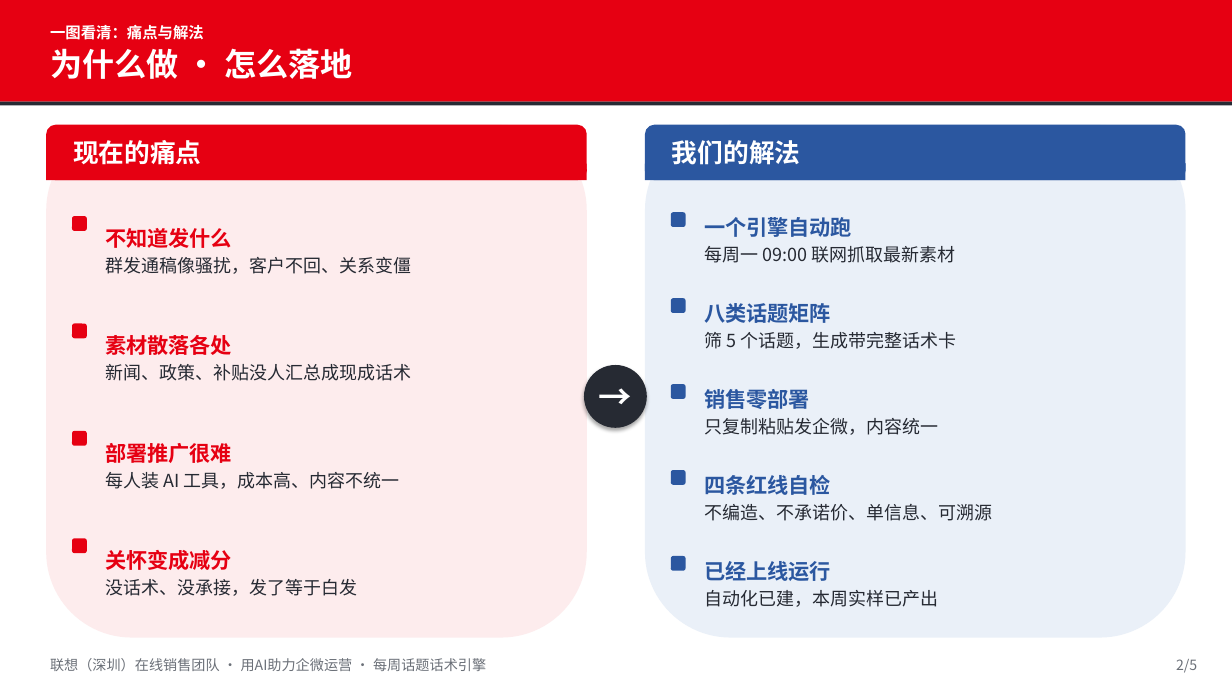
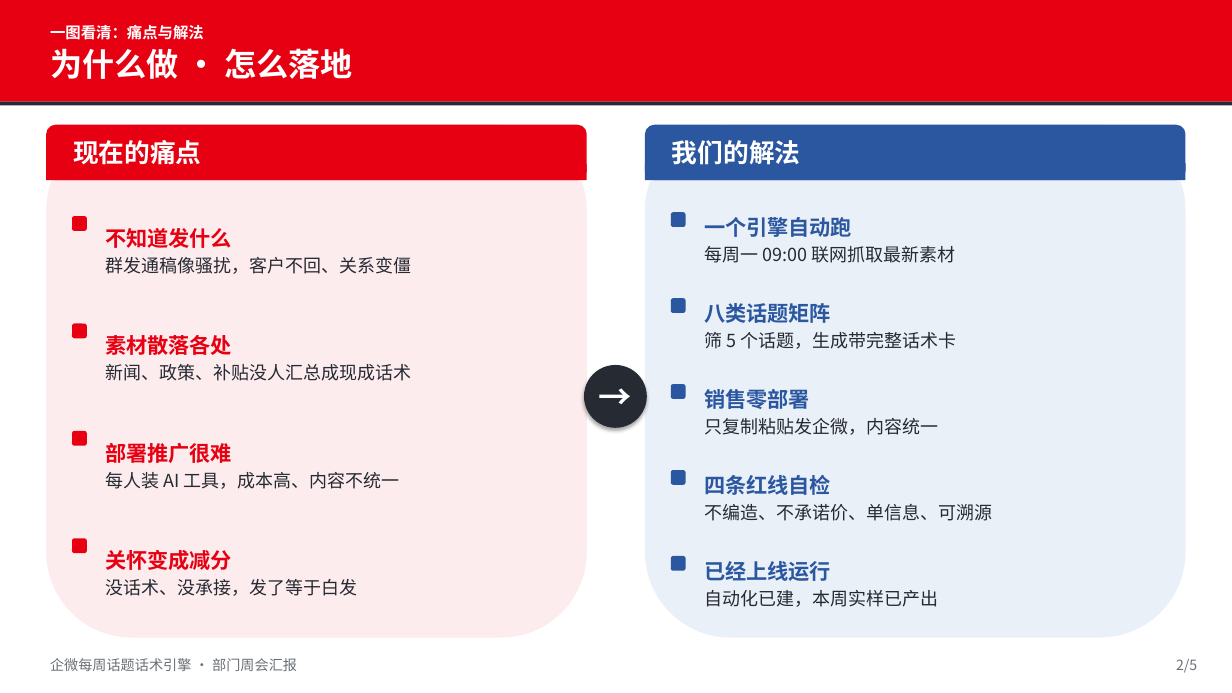
Before and after one commit to yhllynn2-create/yhllynn-ai-portfolio, a slide deck: slide 2 of 销售企微运营/示例/企微话题引擎_周会汇报.pptx. Drawn at 1232x693 pixels with LibreOffice and Linux fonts; fonts in the diff are those of the drawing. Boxes give left, top, right and bottom in pixels: in the first picture for what was removed or moved away, otherwise in the second. Text is boxed around its words. In the diff, an @@ line names an element or a change of style, - is before the commit and + after.

Commit message:
refactor(销售企微运营): 全面去联想化，改为通用版适用于任意行业企微运营
- SKILL 改名 wecom-weekly-topics，去品牌/产品(ThinkPad/ThinkStation/TruScale/问天/昭阳)
- 话术库/输出模板/话题历史去联想衔接点，改为'公司衔接点'通用框架
- 示例话题包与落地方案改为制造业 B2B 通用示例(脱敏,去联想URL)
- 子项目README部署命令改为 wecom-weekly-topics
- 重新生成通用版 PPT(脚本 scripts/build_ppt.py)
- 每日拓客(如联想)示例表述匿名化;根README/LICENSE 去联想×深圳表述
- 注：本地 ~/.workbuddy/skills/lenovo-wecom-weekly-topics 联想专属skill 不受影响

```diff
--- a/销售企微运营/示例/企微话题引擎_周会汇报.pptx
+++ b/销售企微运营/示例/企微话题引擎_周会汇报.pptx
@@ text at (50,658,297,671): text changed @@
-联想（深圳）在线销售团队 · 用AI助力企微运营 · 每周话题话术引擎
+企微每周话题话术引擎 · 部门周会汇报
```
Also in this commit, not shown: 4 other slides changed, 13 other files.
